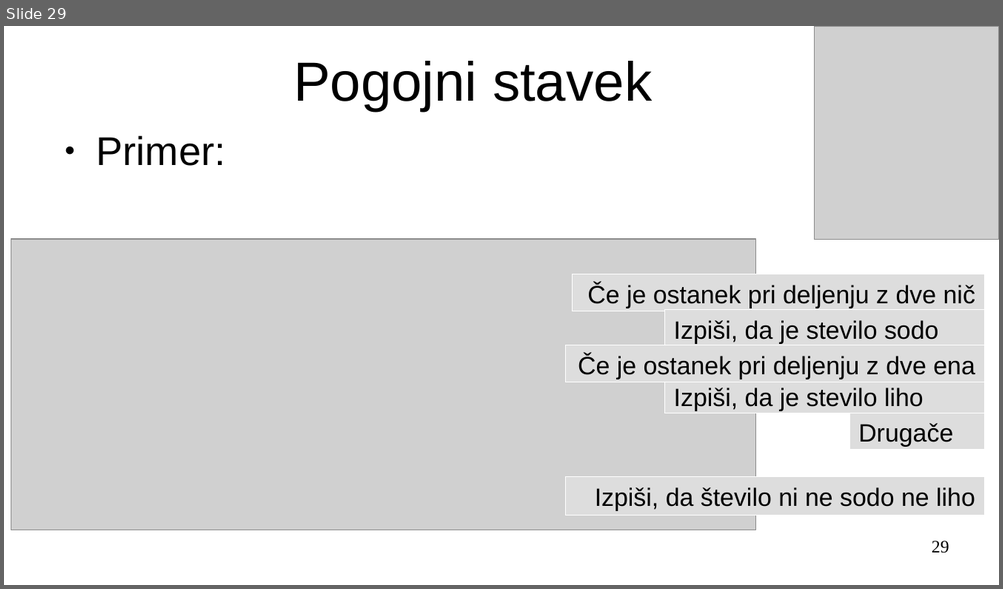
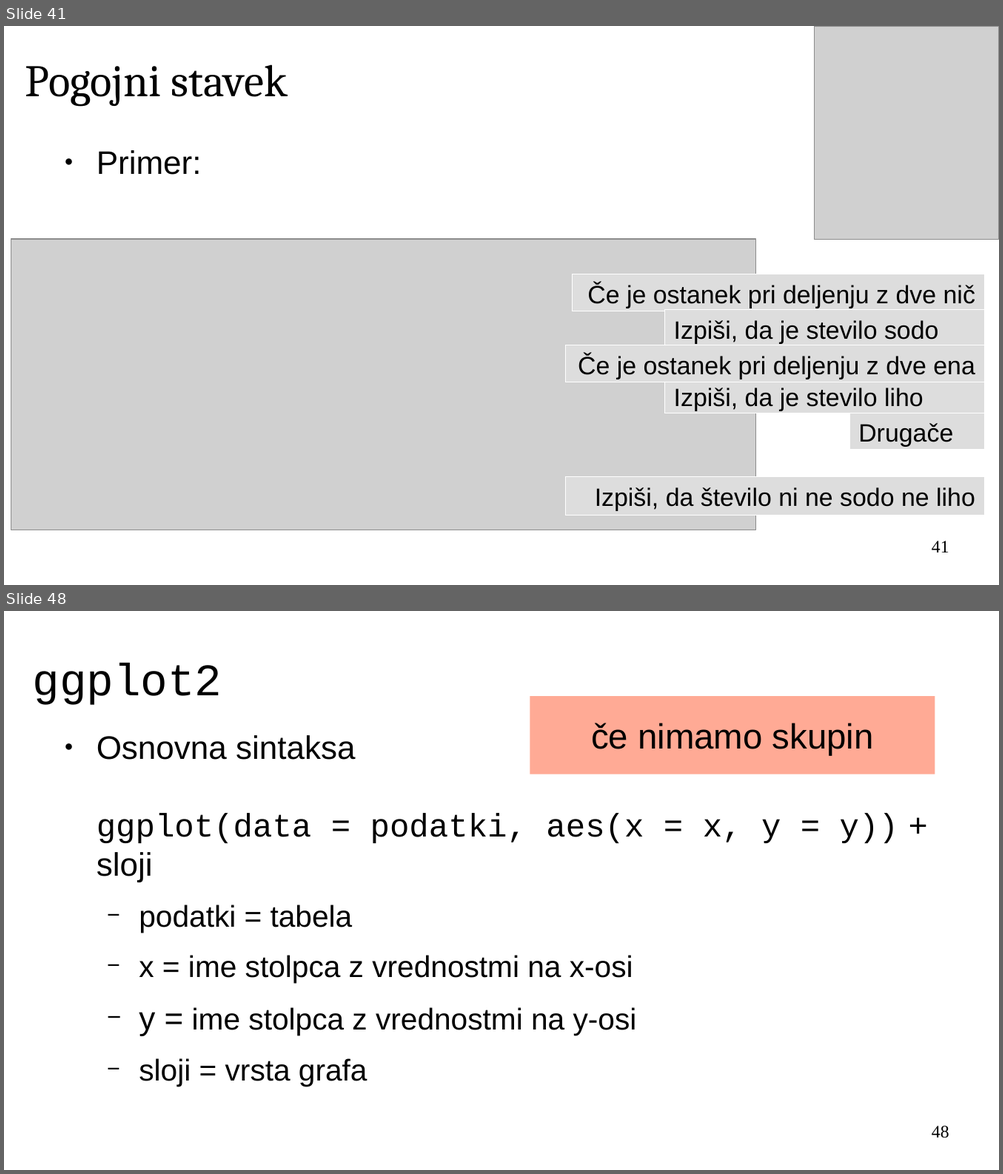
Before and after one commit to janaobsteter/R_tecaj, a slide deck: ModulB/ITTecaj_R_ModulB.odp. Shown one above the other, each under a label of ours: slide 29 before the commit, slides 41 and 48 after it; the slides between them are not shown. The pictures are 1003x589 and 1003x1174 pixels, drawn with LibreOffice and Linux fonts; fonts in the diff are those of the drawing; grey boxes stand for pictures. Boxes give left, top, right and bottom in pixels: in the first picture for what was removed or moved away, otherwise in the second. Text is boxed around its words. In the diff, an @@ line names an element or a change of style, - is before the commit and + after.

```diff
--- a/ModulB/ITTecaj_R_ModulB.odp
+++ b/ModulB/ITTecaj_R_ModulB.odp
@@ slide 48 added at <box>4,611,999,1170</box>, background #FFFFFF @@
@@ title added at <box>32,663,222,705</box>, 36 pt, text #000000 @@
+ggplot2
@@ rectangle added at <box>530,696,936,775</box>, fill #FFAA95, 28 pt, text #000000 @@
+če nimamo skupin
@@ text added at <box>96,735,898,1086</box>, 24 pt, text #000000 @@
+● Osnovna sintaksa
+  ggplot(data = podatki, aes(x = x, y = y)) + sloji
+  − podatki = tabela
+  − x = ime stolpca z vrednostmi na x-osi
+  − y = ime stolpca z vrednostmi na y-osi
+  − sloji = vrsta grafa
@@ page number added at <box>931,1126,949,1139</box>, 14 pt, text #000000 @@
+48
@@ what was slide 29 is now slide 41 @@
@@ slide 41 changed as well @@
@@ title "Pogojni stavek" at <box>25,64,287,107</box>: size 44 to 36 pt, font Arial to Cambria; alignment centre to left @@
@@ text "Primer:": place and size @@
-text "Primer:" at <box>96,136,225,166</box>
+text "Primer:" at <box>96,150,202,175</box>
@@ text "Primer:" at <box>96,150,202,175</box>: size 32 to 26 pt @@
@@ page number at <box>931,541,949,553</box>: text changed @@
-29
+41
```
Also in this commit, not shown: 26 other slides changed, 22 other slides added, 1 slide removed, 2 other files.
